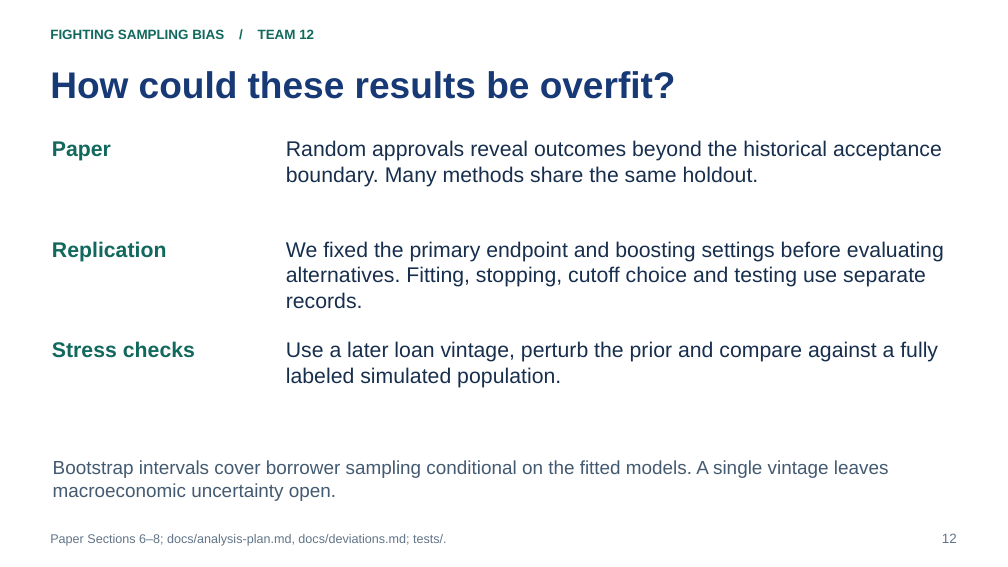
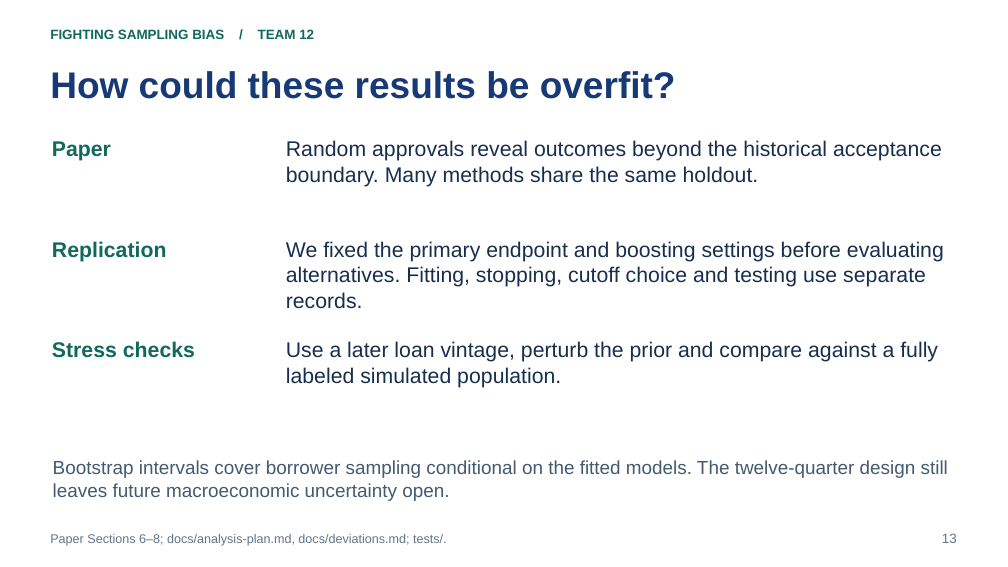
Before and after one commit to bigpurota/paper11, a slide deck: slide 13 of slides/template.pptx (slide 12 before the commit). Drawn at 1008x567 pixels with LibreOffice and Linux fonts; fonts in the diff are those of the drawing. Boxes give left, top, right and bottom in pixels: in the first picture for what was removed or moved away, otherwise in the second. Text is boxed around its words. In the diff, an @@ line names an element or a change of style, - is before the commit and + after.

```diff
--- a/slides/template.pptx
+++ b/slides/template.pptx
@@ text at (53,460,948,501): text changed @@
-Bootstrap intervals cover borrower sampling conditional on the fitted models. A single vintage leaves macroeconomic uncertainty open.
+Bootstrap intervals cover borrower sampling conditional on the fitted models. The twelve-quarter design still leaves future macroeconomic uncertainty open.
@@ text at (942,533,957,543): text changed @@
-12
+13
```
Also in this commit, not shown: 8 other slides changed, 7 slides added, 1 slide removed, 39 other files.
